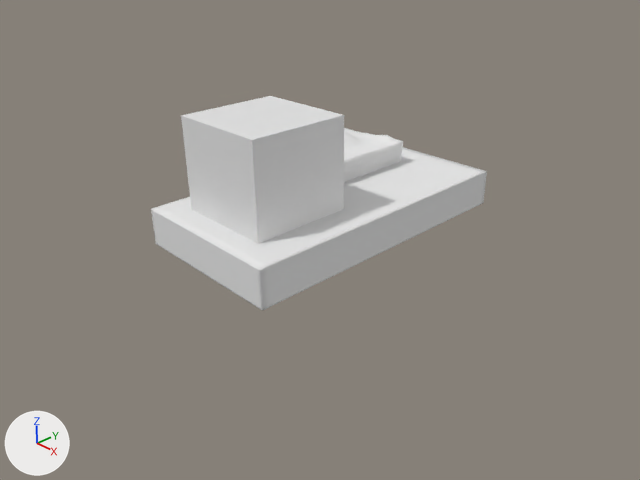
Renders of the Blender file jinngine.game/platform2.blend from each side of a commit.
The view is the same before and after, from the file's camera 'Camera'. The lights are fixed; the arrows at lower left show +X, +Y and +Z.
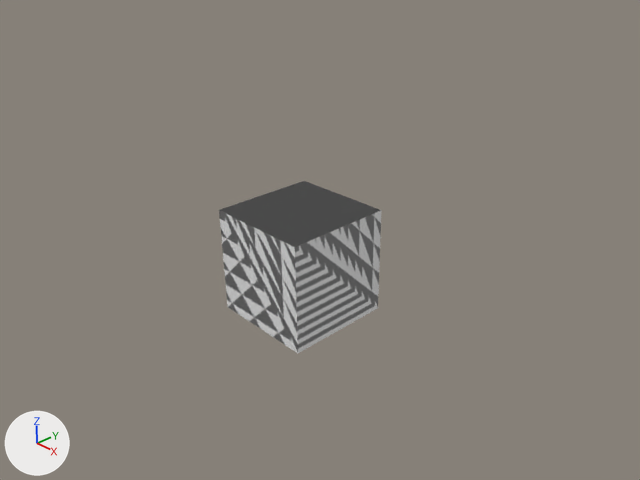
What differs and where, as boxes (x1, y1, x2, y2) in the pictures (640 x 480 px):
'Cube', moved: before (181, 96, 344, 244); after (219, 181, 382, 353)
'Cube.001', reshaped, moved (not visible afterwards): before (151, 128, 487, 311)

The change in detail:
Object 'Cube' (ob_cube) moves from (-0.92, 0.0, 1.5) to (0.0, 0.0, 0.0).
Object 'Cube.001' (ob_cube_001) now shows me_cube_002 instead of me_cube_001.
Object 'Cube.001' (ob_cube_001) moves from (-1.89, 2.79, 0.14) to (0.0, 0.0, 0.0).
